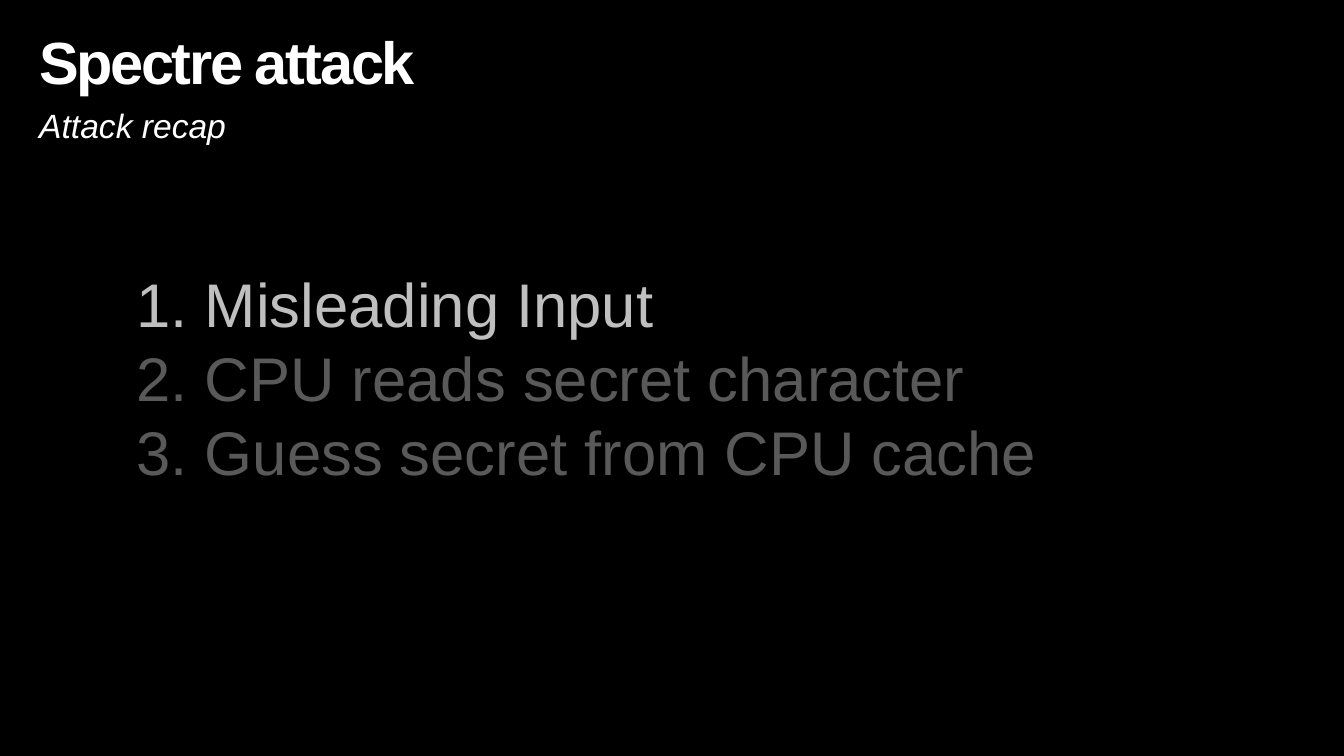
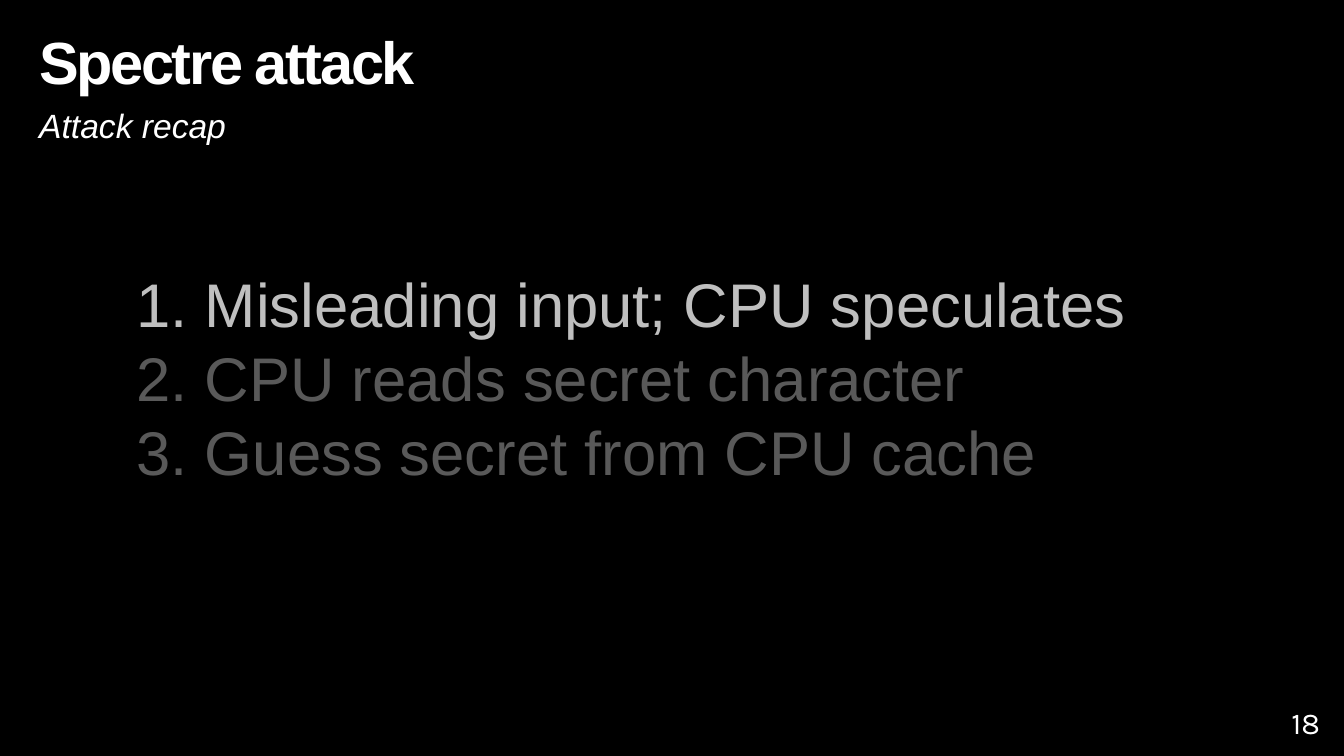
Before and after one commit to sroy729/FDP-Cybersecurity, a slide deck: slide 18 of slides/FDP-Cybersecurity.pptx (slide 19 before the commit). Drawn at 1344x756 pixels with LibreOffice and Linux fonts; fonts in the diff are those of the drawing. Boxes give left, top, right and bottom in pixels: in the first picture for what was removed or moved away, otherwise in the second. Text is boxed around its words. In the diff, an @@ line names an element or a change of style, - is before the commit and + after.

```diff
--- a/slides/FDP-Cybersecurity.pptx
+++ b/slides/FDP-Cybersecurity.pptx
@@ text at (137, 282, 1125, 339): text changed @@
-1. Misleading Input
+1. Misleading input; CPU speculates
@@ page number added at (1291, 714, 1320, 735), 21.6 pt, text #FFFFFF @@
+18
```
Also in this commit, not shown: 30 other slides changed, 2 slides added, 1 slide removed.
